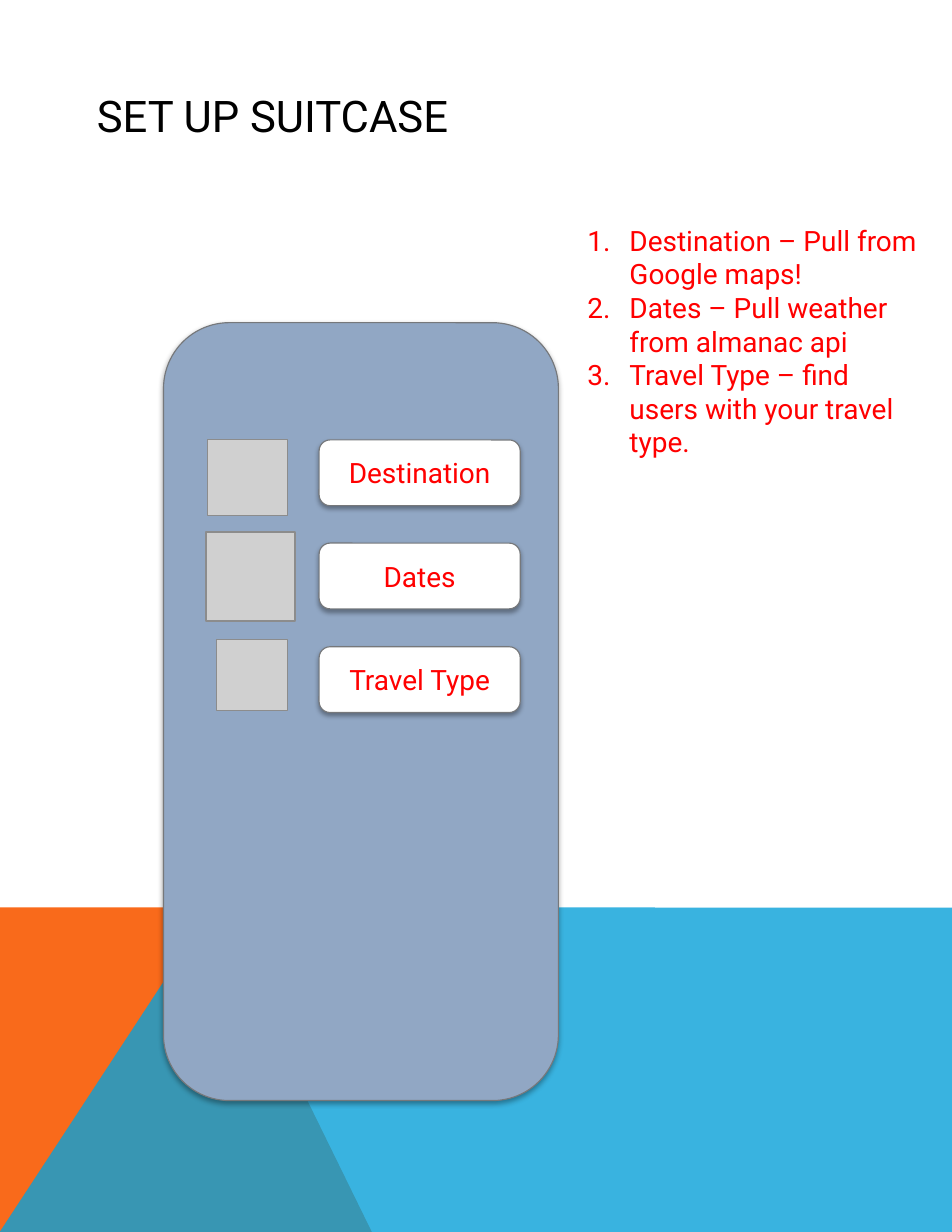
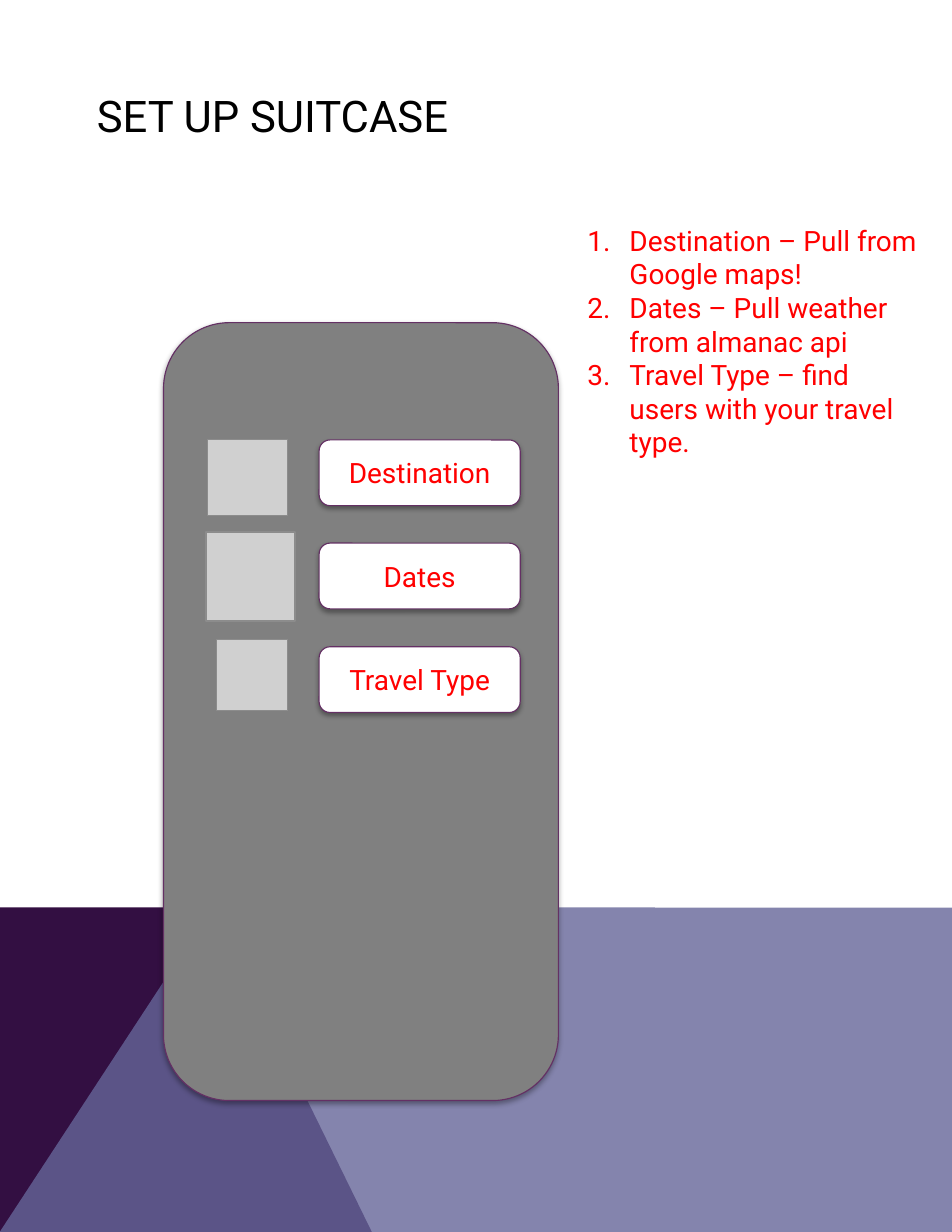
Before and after one commit to v-maxjohnson/Wander-Must, a slide deck: slide 3 of WanderMust_Proposal.pptx. Drawn at 952x1232 pixels with LibreOffice and Linux fonts; fonts in the diff are those of the drawing; grey boxes stand for pictures; background and template pictures are left out. Boxes give left, top, right and bottom in pixels: in the first picture for what was removed or moved away, otherwise in the second. Text is boxed around its words. In the diff, an @@ line names an element or a change of style, - is before the commit and + after.

```diff
--- a/WanderMust_Proposal.pptx
+++ b/WanderMust_Proposal.pptx
@@ rounded rectangle at bbox=[164, 323, 559, 1101]: fill #91A7C4 to #808080; outline #76787B 0.75 pt to #653165 0.75 pt @@
@@ outline #76787B 0.75 pt to #653165 0.75 pt in 3 elements at bbox=[319, 440, 521, 506], bbox=[319, 543, 521, 609], bbox=[319, 646, 521, 712] @@
@@ freeform shape at bbox=[0, 907, 372, 1232]: fill #F96A1B to #330F42 @@
@@ freeform shape at bbox=[0, 907, 952, 1232]: fill #08A1D9 at 80% opacity to #666699 at 80% opacity @@
```
Also in this commit, not shown: 8 other slides changed, 1 slide added, 9 other files.
